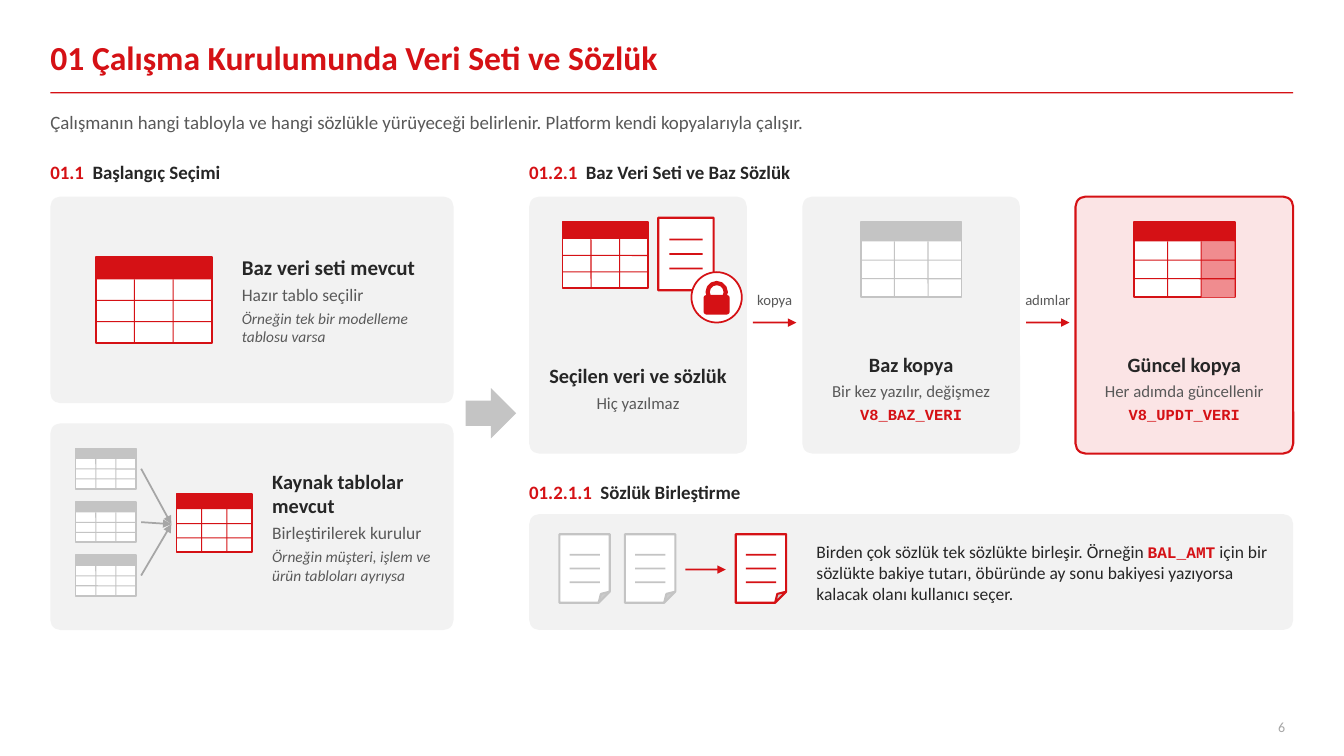
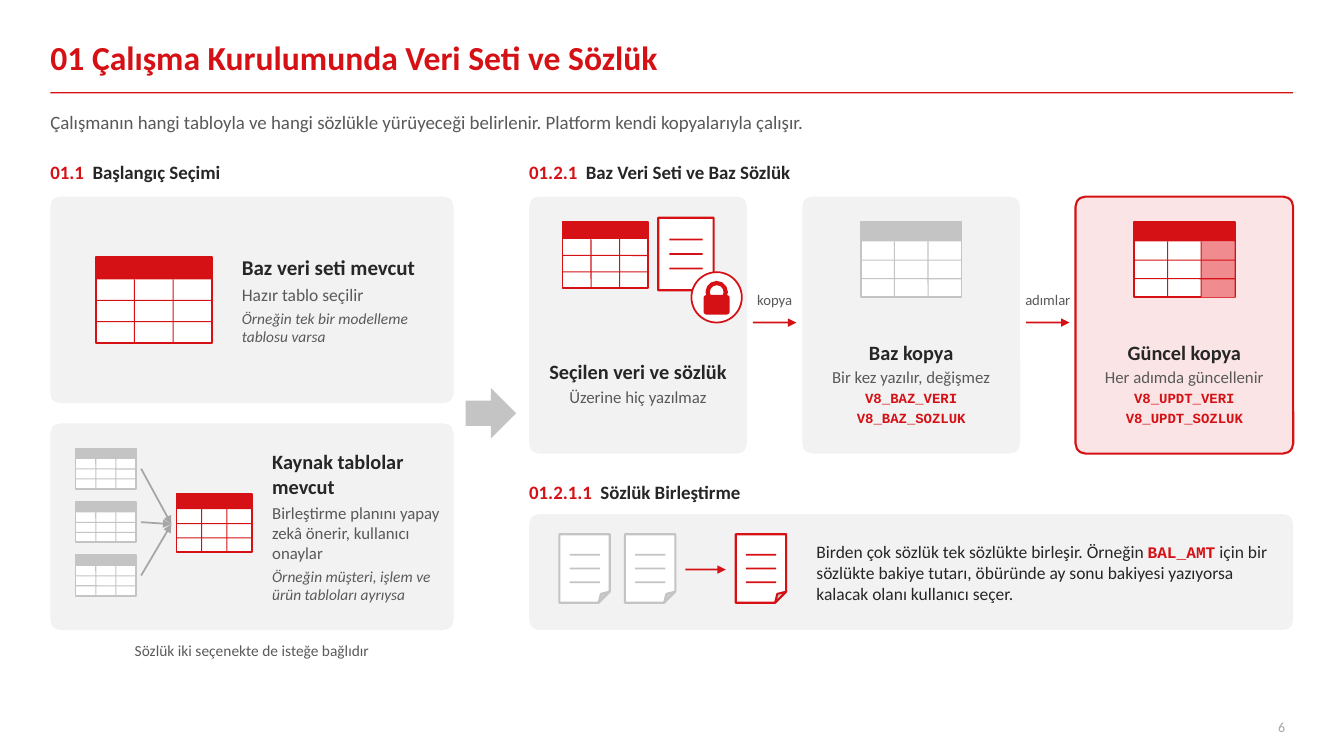
Before and after one commit to canmergen/amp, a slide deck: slide 6 of analitik_modelleme_platformu_GUNCEL/sunum/Platform_Sunum_Sade.pptx. Drawn at 1344x756 pixels with LibreOffice and Linux fonts; fonts in the diff are those of the drawing. Boxes give left, top, right and bottom in pixels: in the first picture for what was removed or moved away, otherwise in the second. Text is boxed around its words. In the diff, an @@ line names an element or a change of style, - is before the commit and + after.

```diff
--- a/analitik_modelleme_platformu_GUNCEL/sunum/Platform_Sunum_Sade.pptx
+++ b/analitik_modelleme_platformu_GUNCEL/sunum/Platform_Sunum_Sade.pptx
@@ text "Baz kopya": place and size @@
-text "Baz kopya" at (832, 357, 990, 422)
+text "Baz kopya" at (832, 345, 990, 425)
@@ text "Güncel kopya": place and size @@
-text "Güncel kopya" at (1105, 357, 1263, 422)
+text "Güncel kopya" at (1105, 345, 1263, 425)
@@ text at (832, 345, 990, 405): size 11 to 10 pt in "V8_BAZ_VERI"; less space between paragraphs @@
@@ text at (1105, 345, 1263, 405): size 11 to 10 pt in "V8_UPDT_VERI"; less space between paragraphs @@
@@ text at (549, 364, 727, 383): less space between paragraphs @@
@@ text at (569, 389, 707, 406): text changed @@
-Hiç yazılmaz
+Üzerine hiç yazılmaz
@@ text at (857, 413, 966, 425): paragraph added @@
+V8_BAZ_SOZLUK
@@ text at (1126, 413, 1243, 425): paragraph added @@
+V8_UPDT_SOZLUK
@@ text at (272, 507, 440, 562): text changed; size 12.5 to 12 pt @@
-Birleştirilerek kurulur
+Birleştirme planını yapay zekâ önerir, kullanıcı onaylar
@@ text added at (135, 645, 369, 659), 11 pt, text #595959 @@
+Sözlük iki seçenekte de isteğe bağlıdır
```
Also in this commit, not shown: 12 other slides changed, 1 other file.
